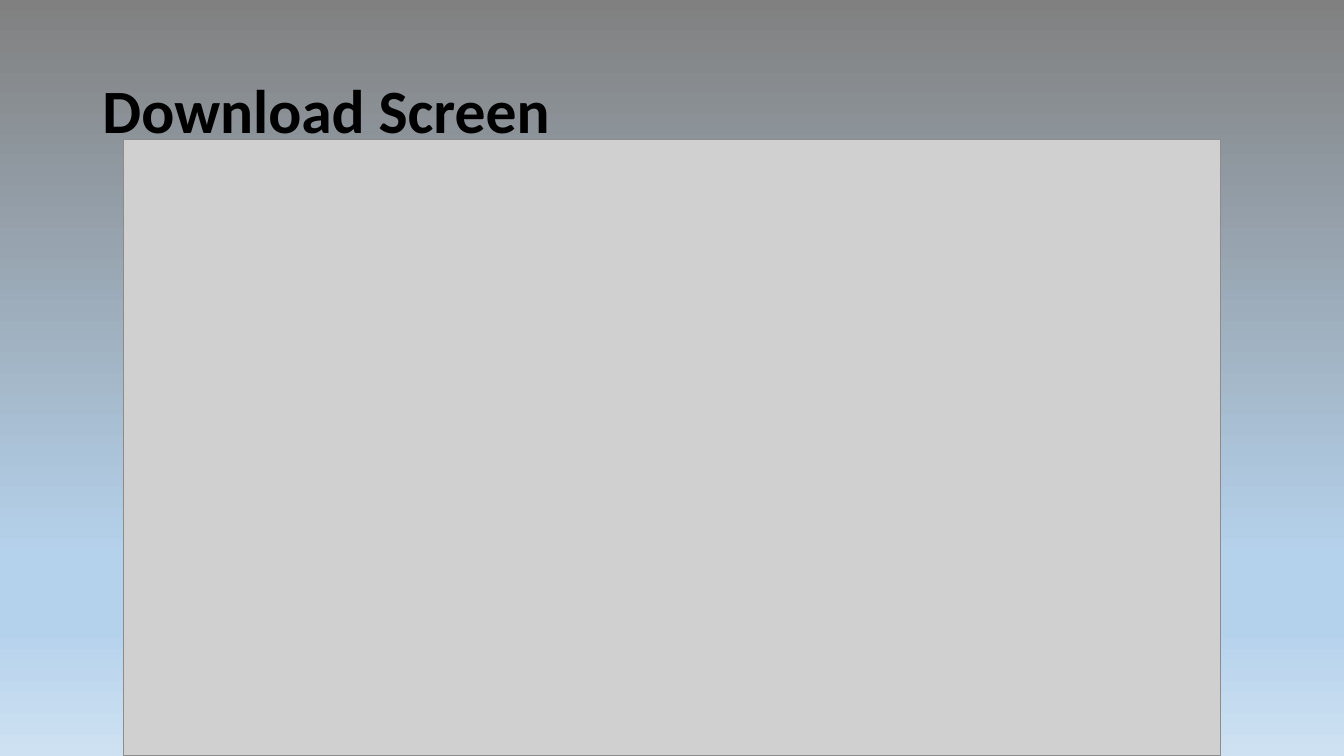
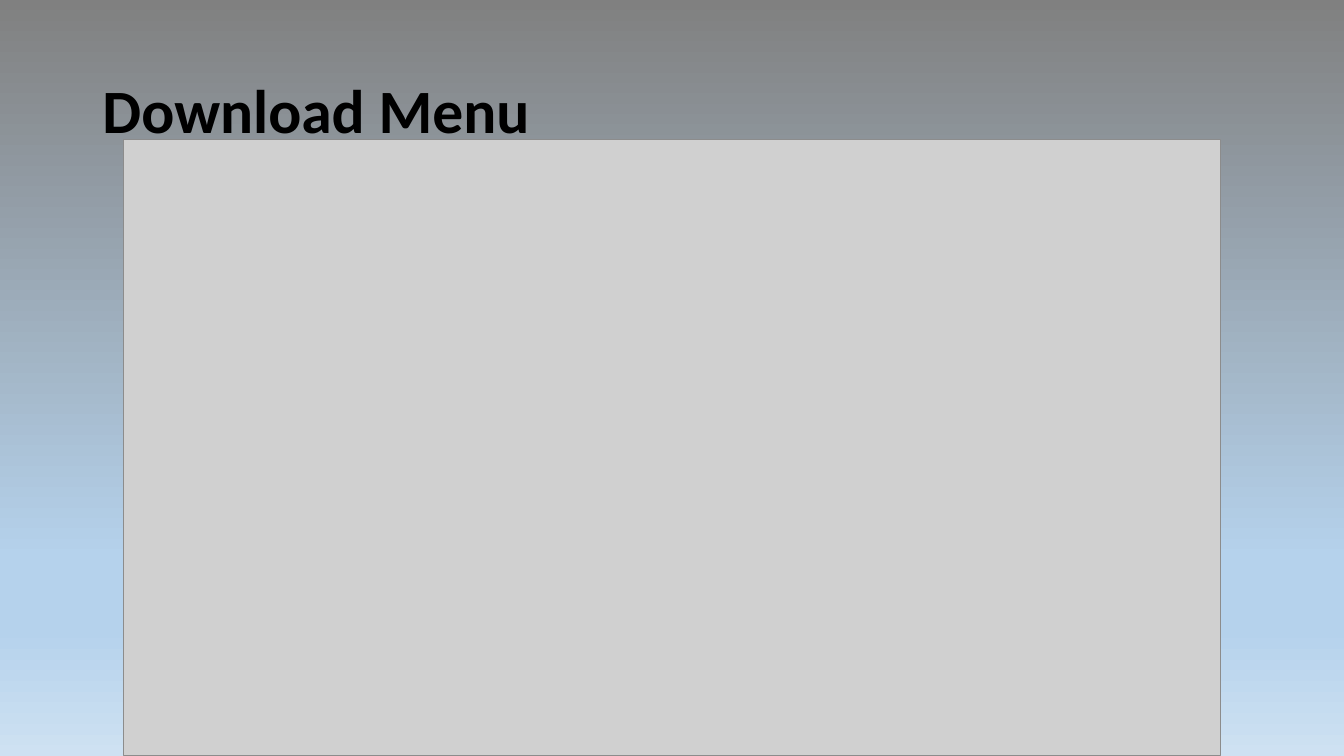
Before and after one commit to ehower/PARS, a slide deck: slide 3 of PARS.pptx. Drawn at 1344x756 pixels with LibreOffice and Linux fonts; fonts in the diff are those of the drawing; grey boxes stand for pictures. Boxes give left, top, right and bottom in pixels: in the first picture for what was removed or moved away, otherwise in the second. Text is boxed around its words. In the diff, an @@ line names an element or a change of style, - is before the commit and + after.

```diff
--- a/PARS.pptx
+++ b/PARS.pptx
@@ title at [102,90,530,148]: text changed @@
-Download Screen
+Download Menu
```
Also in this commit, not shown: 1 slide added.
